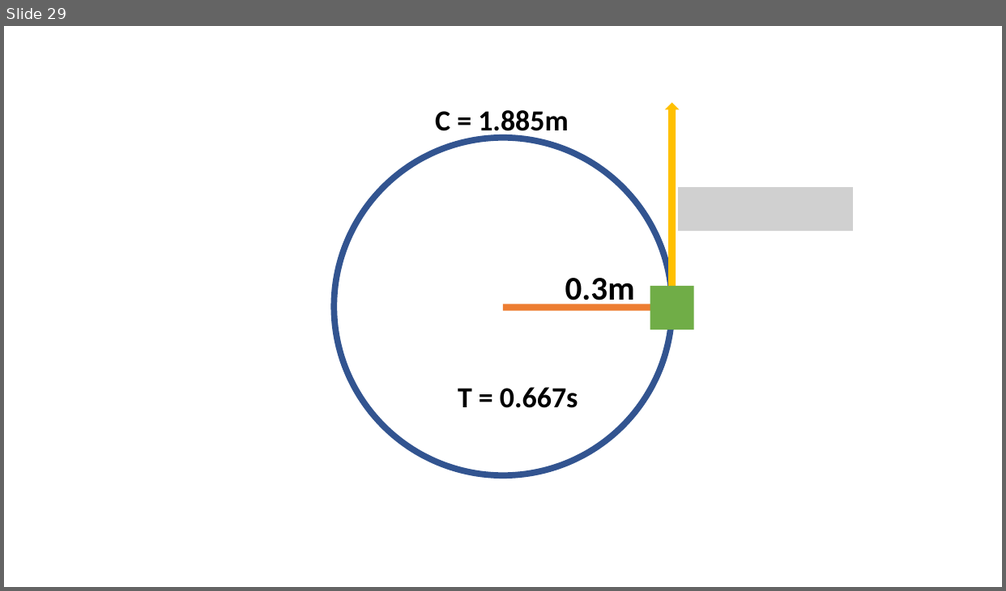
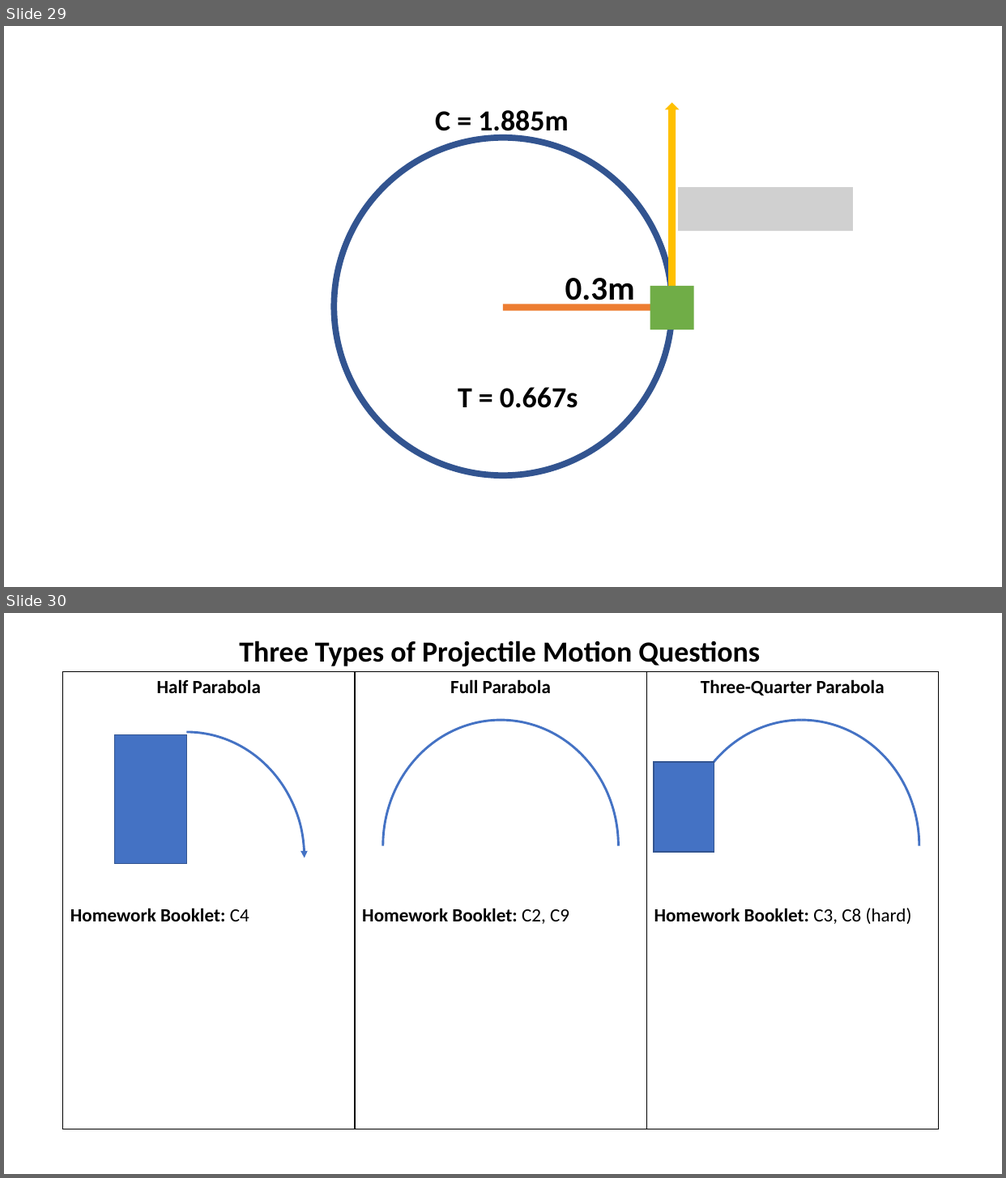
Before and after one commit to finnito/Science, a slide deck: content/12phy/as91171/assets/figures.pptx. Shown one above the other, each under a label of ours: slide 29 before the commit, slides 29 and 30 after it. The pictures are 1006x591 and 1006x1178 pixels, drawn with LibreOffice and Linux fonts; fonts in the diff are those of the drawing; grey boxes stand for pictures. Boxes give left, top, right and bottom in pixels: in the first picture for what was removed or moved away, otherwise in the second. Text is boxed around its words. In the diff, an @@ line names an element or a change of style, - is before the commit and + after.

Commit message:
Improve: 12PHY Scalars, projectile motion, newton's laws

```diff
--- a/content/12phy/as91171/assets/figures.pptx
+++ b/content/12phy/as91171/assets/figures.pptx
@@ slide 30 added at (4, 613, 1002, 1174), background #FFFFFF @@
@@ text added at (239, 641, 760, 666), 28 pt, text #000000, bold @@
+Three Types of Projectile Motion Questions
@@ table added at (63, 672, 939, 1131), 1 rows, 3 columns @@
+Half Parabola / Homework Booklet: C4 | Full Parabola / Homework Booklet: C2, C9 | Three-Quarter Parabola / Homework Booklet: C3, C8 (hard)
@@ arc (boxed as its full ellipse) added at (69, 732, 305, 984), outline #4472C4 2.25 pt @@
@@ arc (boxed as its full ellipse) added at (383, 720, 619, 973), outline #4472C4 2.25 pt @@
@@ arc (boxed as its full ellipse) added at (383, 720, 619, 973), outline #4472C4 2.25 pt @@
@@ arc (boxed as its full ellipse) added at (684, 720, 919, 973), outline #4472C4 2.25 pt @@
@@ arc (boxed as its full ellipse) added at (684, 720, 919, 973), outline #4472C4 2.25 pt @@
@@ rectangle added at (115, 735, 187, 864), fill #4472C4, outline #325491 1 pt @@
@@ rectangle added at (654, 762, 714, 852), fill #4472C4, outline #325491 1 pt @@
```
Also in this commit, not shown: 4 other files.
